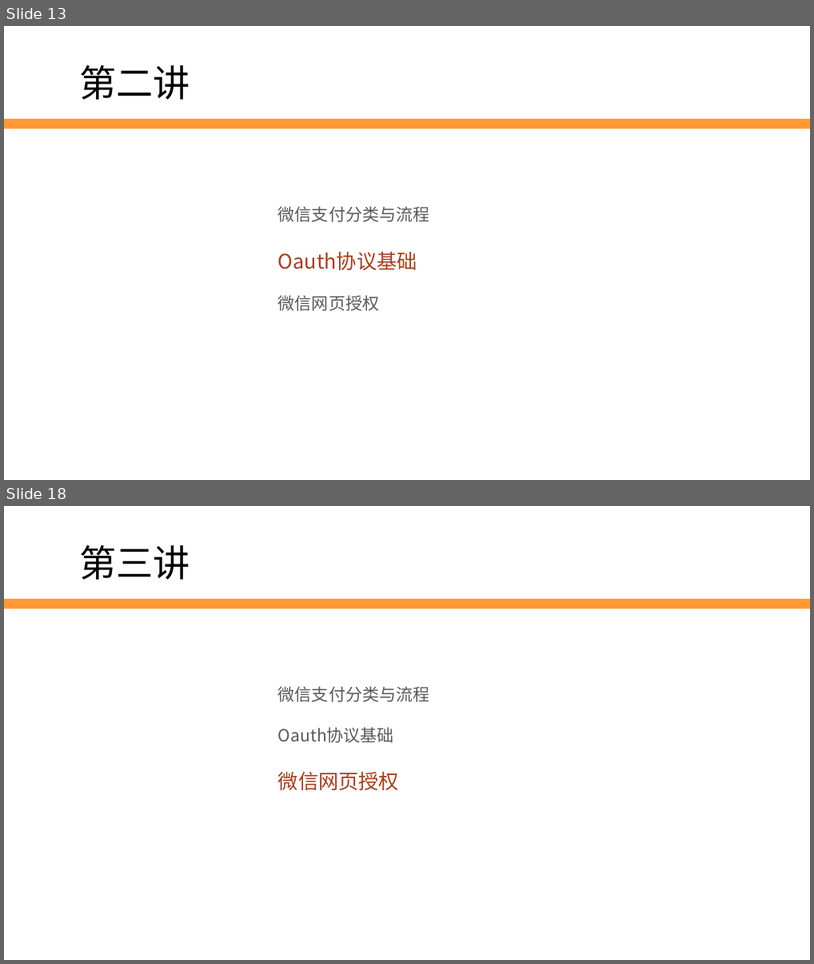
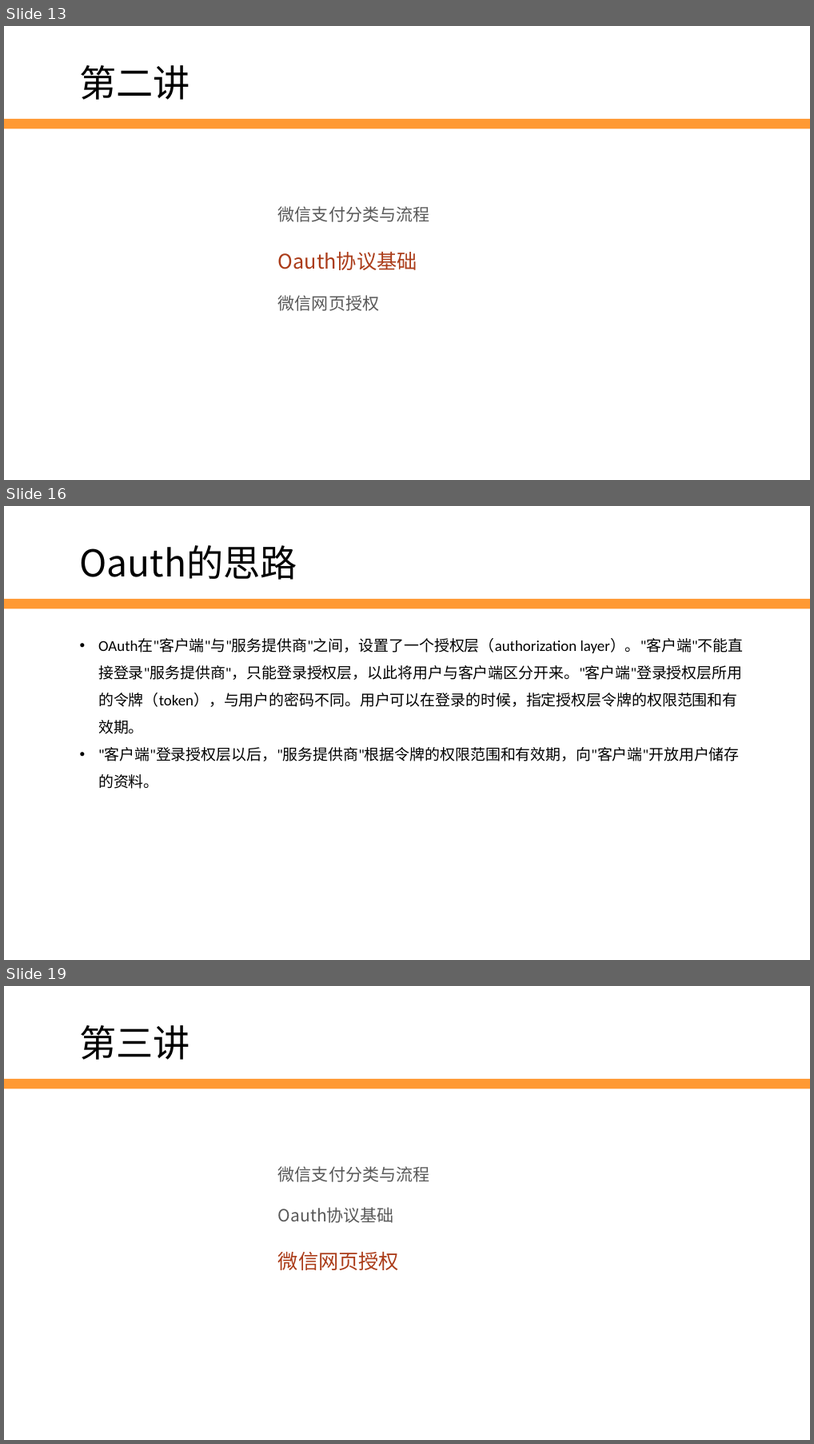
Before and after one commit to edu2act/2017-2018_1st_Wechat_Web_Programming, a slide deck: 课程ppt/第11讲 微信支付与Oauth授权.pptx. Shown one above the other, each under a label of ours: slides 13 and 18 before the commit, slides 13, 16 and 19 after it; the slides between them are not shown. The pictures are 814x964 and 814x1444 pixels, drawn with LibreOffice and Linux fonts; fonts in the diff are those of the drawing; background and template pictures are left out. Boxes give left, top, right and bottom in pixels: in the first picture for what was removed or moved away, otherwise in the second. Text is boxed around its words. In the diff, an @@ line names an element or a change of style, - is before the commit and + after.

```diff
--- a/课程ppt/第11讲 微信支付与Oauth授权.pptx
+++ b/课程ppt/第11讲 微信支付与Oauth授权.pptx
@@ slide 16 added at <box>4,506,810,960</box>, background #FFFFFF; not listed: 1 template element that a slide beside it also shows @@
@@ text added at <box>80,545,298,580</box>, 44 pt, text #000000 @@
+Oauth的思路
@@ text added at <box>98,638,744,788</box>, 18 pt, text #000000 @@
+• OAuth在"客户端"与"服务提供商"之间，设置了一个授权层（authorization layer）。"客户端"不能直接登录"服务提供商"，只能登录授权层，以此将用户与客户端区分开来。"客户端"登录授权层所用的令牌（token），与用户的密码不同。用户可以在登录的时候，指定授权层令牌的权限范围和有效期。
+• "客户端"登录授权层以后，"服务提供商"根据令牌的权限范围和有效期，向"客户端"开放用户储存的资料。
@@ what was slide 18 is now slide 19 @@
```
Also in this commit, not shown: 3 slides changed, 2 other slides added, 2 slides removed, 2 other files.
